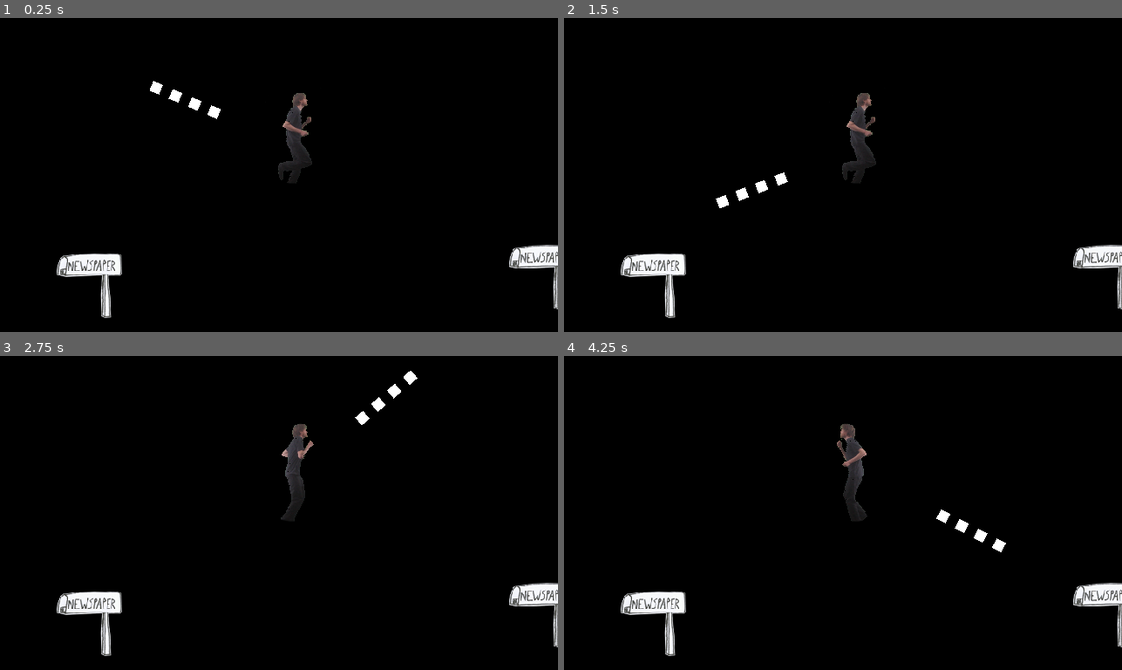
Above: before the commit, frames 1-4 (two rows, left to right).
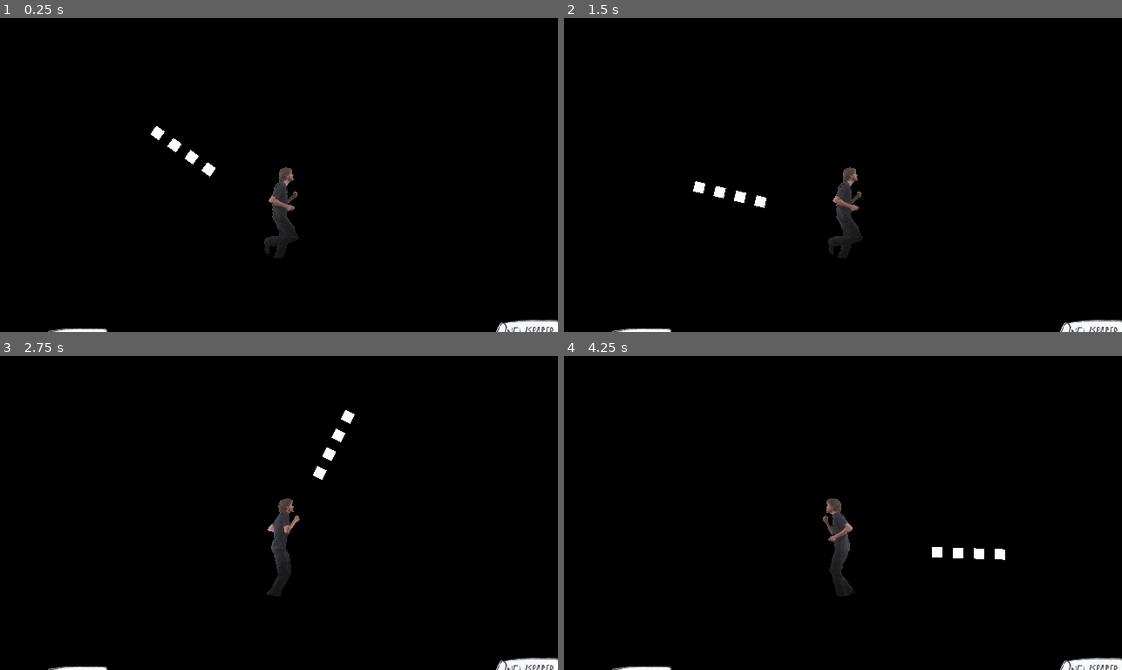
Above: after the commit, the same moments.

Repository: granumignis/PaperDelivery2000
Game: Godot game, scene res://Level00.tscn
The game is run twice, just before and just after one commit, with the same random seed, the same clock (stepped at 60 frames per second) and the same inputs.
Inputs (mouse positions are in pixels of both pictures, inside the frame that each line leads up to):
- Up to frame 1 (0.25 s): no input
- Up to frame 2 (1.5 s): tap Enter (ui_accept) at 0.5, 0.77 s; move the mouse to (965, 159) at 0.52 s; hold Right (ui_right) 0.53-1.28 s; move the mouse to (731, 190) at 1.27 s; hold Down (ui_down) from 1.28 s (still down)
- Up to frame 3 (2.75 s): tap Enter (ui_accept) at 1.52 s; move the mouse to (334, 443) at 2.02 s; release Down (ui_down) at 2.03 s; hold Right (ui_right) from 2.03 s (still down)
- Up to frame 4 (4.25 s): move the mouse to (815, 575) at 2.77 s; release Right (ui_right) at 2.78 s; hold Up (ui_up) 2.78-3.53 s; tap Enter (ui_accept) at 3.02, 3.77 s; move the mouse to (1010, 560) at 3.52 s; hold Left (ui_left) from 3.53 s (still down)

The runs differ from the first frame. In frame 1, 4.3% of the frame differs, in the area x 8-100%, y 20-100%; in frame 2, 4.2%; in frame 3, 4.2%; in frame 4, 4.4%, in the area x 8-100%, y 21-100%.

Commit message:
UI now follows Camera. Adjusted Camera Height

Diff:
--- a/Classes/GameObject2D.gd
+++ b/Classes/GameObject2D.gd
@@ -7,7 +7,7 @@
 signal NewsPaper_Delivered
 
 func _on_VisibilityNotifier2D_screen_exited():
-	queue_free()
+	pass
 
 func _on_MailBox_body_entered(body):
 	if body.get_class() == "NewsPaper":
--- a/Level00.gd
+++ b/Level00.gd
@@ -3,7 +3,7 @@
 onready var main = get_tree()
 onready var Marquee = $Marquee
 onready var PaperBoy = $PaperBoy
-onready var JumboTron = $JumboTron
+onready var JumboTron = $UI/JumboTron
 onready var MailBox = $MailBox
 onready var distance
 onready var scoreMultiplier
@@ -21,6 +21,7 @@
 
 # Called when the node enters the scene tree for the first time.
 func _ready():
+	VisualServer.set_default_clear_color(Color.black)
 	display_high_score()
 	yield(get_tree().create_timer(3), "timeout")
 	JumboTron.setJumboTronMessage("Game Start: 3")
--- a/Level00.tscn
+++ b/Level00.tscn
@@ -6,6 +6,7 @@
 [ext_resource path="res://Objects/JumboTron.tscn" type="PackedScene" id=4]
 [ext_resource path="res://Objects/ExtraPapers.tscn" type="PackedScene" id=5]
 [ext_resource path="res://Objects/ExtraPaperSpawner.tscn" type="PackedScene" id=6]
+[ext_resource path="res://UI/In_Game_UI.tscn" type="PackedScene" id=7]
 
 [node name="Level00" type="Node"]
 script = ExtResource( 2 )
@@ -24,7 +25,8 @@
 scale = Vector2( 3, 3 )
 SPEED = 88
 
-[node name="JumboTron" parent="." instance=ExtResource( 4 )]
+[node name="CameraFollow" parent="PaperBoy" index="4"]
+remote_path = NodePath("../../Camera")
 
 [node name="MailBox" parent="." instance=ExtResource( 1 )]
 position = Vector2( 24.3963, 85.9256 )
@@ -57,7 +59,19 @@
 [node name="ExtraPaperSpawner" parent="." instance=ExtResource( 6 )]
 visible = false
 position = Vector2( 83.4853, 46.2981 )
+
+[node name="Camera" type="Camera2D" parent="."]
+position = Vector2( 83.969, 23.553 )
+current = true
+smoothing_enabled = true
+smoothing_speed = 20.0
+
+[node name="UI" parent="." instance=ExtResource( 7 )]
+
+[node name="JumboTron" parent="UI" instance=ExtResource( 4 )]
 [connection signal="out_of_newspapers" from="PaperBoy" to="." method="_on_PaperBoy_out_of_newspapers"]
 [connection signal="shot_newspaper" from="PaperBoy" to="." method="_on_PaperBoy_shot_newspaper"]
 
+[editable path="PaperBoy"]
+
 [editable path="ExtraPaperSpawner"]
--- a/Objects/JumboTron.tscn
+++ b/Objects/JumboTron.tscn
@@ -13,6 +13,14 @@
 [node name="JumboTron" type="Node"]
 script = ExtResource( 2 )
 
+[node name="ColorRect" type="ColorRect" parent="."]
+margin_right = 160.0
+margin_bottom = 12.0
+color = Color( 0, 0, 0, 1 )
+__meta__ = {
+"_edit_use_anchors_": false
+}
+
 [node name="Label" type="Label" parent="."]
 anchor_right = 1.0
 anchor_bottom = 1.0
--- a/Objects/PaperBoy.tscn
+++ b/Objects/PaperBoy.tscn
@@ -30,6 +30,15 @@
 [node name="DigitalMan" parent="." instance=ExtResource( 4 )]
 position = Vector2( 0, -2.28771 )
 scale = Vector2( 0.01, 0.01 )
+
+[node name="DigitalMan2" parent="." instance=ExtResource( 4 )]
+position = Vector2( 0, -2.28771 )
+scale = Vector2( 0.01, 0.01 )
+
+[node name="CameraFollow" type="RemoteTransform2D" parent="."]
+position = Vector2( 0, -8 )
+update_rotation = false
+update_scale = false
 [connection signal="area_entered" from="." to="." method="_on_PaperBoy_area_entered"]
 [connection signal="area_shape_entered" from="." to="." method="_on_PaperBoy_area_shape_entered"]
 [connection signal="body_entered" from="." to="." method="_on_PaperBoy_body_entered"]
--- /dev/null
+++ b/UI/In_Game_UI.tscn
@@ -0,0 +1,3 @@
+[gd_scene format=2]
+
+[node name="UI" type="CanvasLayer"]
Not shown: 1 places in Level00.tscn that only renumber resources
